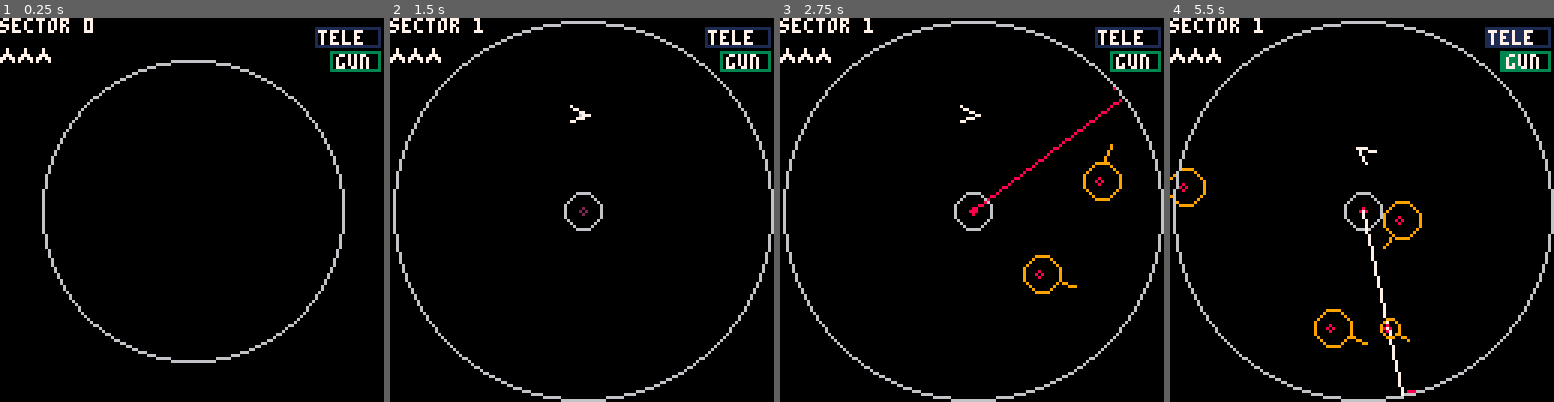
Above: before the commit, frames 1-4 (left to right).
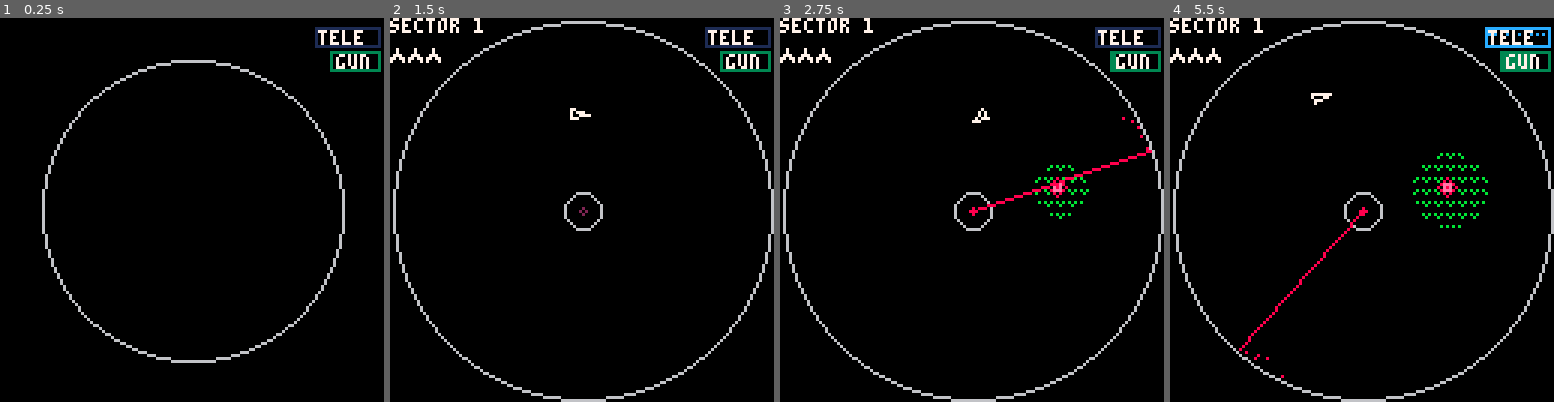
Above: after the commit, the same moments.

Repository: caseylabrack/laser
Game: PICO-8 cartridge laser.p8
Two runs of this game, one before a commit and one after it. Both use one fixed random seed, a clock stepped at 60 frames per second and the inputs below.
Inputs:
- Up to frame 1 (0.25 s): no input
- Up to frame 2 (1.5 s): tap X (X key) at 0.33, 1.07 s; tap O (Z key) at 0.7 s
- Up to frame 3 (2.75 s): hold Right 1.6-2.1 s; tap O (Z key) at 1.7, 2.1, 2.5 s; tap X (X key) at 1.85 s; hold Up 2.15-2.42 s; hold Right from 2.47 s (still down)
- Up to frame 4 (5.5 s): tap O (Z key) every 0.4 s from 2.9 to 5.3 s; tap X (X key) at 2.97, 4.08, 5.2 s; release Right at 3.03 s; hold Left 3.08-3.58 s; hold Down 3.63-3.97 s; hold Right 4.02-4.68 s; hold Up 4.73-5.03 s; hold Left from 5.08 s (still down)

The runs differ from the first frame. In frame 1, 0.6% of the frame differs, in the area x 0-25%, y 0-12%; in frame 2, less than 0.1%; in frame 3, 1.7%; in frame 4, 3.0%, in the area x 0-100%, y 2-99%.

Commit message:
gameover animation, new player ship, some animations

Diff:
--- a/laser.p8
+++ b/laser.p8
@@ -1,7 +1,7 @@
 pico-8 cartridge // http://www.pico-8.com
 version 33
 __lua__
--- lasers
+-- zag
 -- casey labrack
 -- todo:
 --  bg
@@ -45,10 +45,12 @@
 fs= {} --flowers
 rs= {} --roids
 b = {x=0,y=0,dx,dy,a=0,r=2,speed=5,enabled=false}
+bp= {} --bullet particles
+lp= {} --laser particles
 w = {enabled=false,r=0}
 inner = {x=64,y=64,r=6}
 outer = {x=64,y=64,r=63}
-lvl=0
+lvl=1
 extralives=3
 tick=0
 scoreboxes={{0,0},{7,0},{14,0},{21,0}}
@@ -66,7 +68,7 @@
 
 -- do animations
 for a in all(as) do
-	if costatus(a)!="dead" then coresume(a)
+	if costatus(a)!="dead" then assert(coresume(a))
 	else del(as,a) end
 end
 
@@ -166,7 +168,7 @@
 			end
 			if i<100 then
 --				if distt(k,inner)<62 then
-					k.r=2	k.growcount=0
+					k.r=2	k.growcount=0 k.hit=-100
 					add(f,k)
 --				end
 			end
@@ -179,6 +181,21 @@
 	l.a-= l.speed
 	l.x = 64 + cos(l.a) * 63
 	l.y = 64 + sin(l.a) * 63
+	for z in all(l.parts) do
+		z.x+=z.dx z.y+=z.dy
+		z.dx*=.95 z.dy*=.95
+		if tick-z.tick>5 then
+			del(l.parts,z)
+		end
+	end
+		local z={}
+		z.x,z.y=l.x,l.y
+		z.a=l.a+.5+rndr(-.25,.25)
+		z.dx=cos(z.a)*rndr(1,2)
+		z.dy=sin(z.a)*rndr(1,2)
+		z.tick=tick
+		add(l.parts,z)
+--	end
 end
 
 -- safe zones
@@ -303,6 +320,7 @@
 					b.enabled=false
 					l.r-=2
 					l.growcount=0
+					l.hit=tick
 					if l.r<3 then
 						del(f,l)
 						if #f==0 then del(fs,f) end
@@ -314,7 +332,8 @@
 		for v in all(rs) do --roids
 			if touching(b,v) then
 				b.enabled=false
-				v.r-=2
+				v.r-=1
+				v.hit=tick
 				if v.r<2 then	del(rs,v) end
 				goto donebullet
 			end
@@ -340,6 +359,7 @@
 if #rs==0 and #fs==0 and p.enabled and state=="running" then
 	state="wiping"
 	extralives=3
+	lvl+=1
 	if lvl>#lvls then lvl=1 end
 	local a=cocreate(wipe)
 	add(as,a)
@@ -355,7 +375,7 @@
 	coresume(d,cause)
 	add(a2,d)
 	extralives-=1
-	if extralives<0 then lvl=1 end
+--	if extralives<0 then lvl=1 end
 	state="death"
 --	waiting=cocreate(anykey)
 --	coresume(waiting,60)
@@ -389,7 +409,7 @@
 for f in all(fs) do
 	for l in all(f) do
 			fillp(ˇ)
-			circfill(l.x,l.y,l.r,11)
+			circfill(l.x,l.y,l.r,tick-l.hit>30 and 11 or 3)
 			fillp()
 	end
 	for l in all(f) do
@@ -417,42 +437,28 @@
 
 --laser
 for l in all(lz) do
+	line(64,64,l.x,l.y,8)
 	if rnd(1)>.1 then
-		line(64,64,l.x,l.y,8)
-	else
-		line(64,64,l.x,l.y,7)
---		circfill(l.x,l.y,rnd(3),8)
-	end
-end
---burn trail
-for l in all(lz) do
-	for i=1,5 do
-		local a=l.a+.0025*i
-		local f=8
---		if i>3 then f=2 end
-		circfill(64+cos(a)*63,64+sin(a)*63,.75,f)
-	--	pset(64+cos(a)*63,64+sin(a)*63,f)
+		circfill(l.x,l.y,rnd(2),8)
+	end
+	for z in all(l.parts) do
+		pset(z.x,z.y,8)
 	end
 end
 
 --player
 if p.enabled then
 	local m={x=p.x+cos(p.a)*2,y=p.y+sin(p.a)*2}
-	local prow=.075
+	local prow=.05
 	local len=6
 	local aft=len-2
 	if p.thrusting then
-		line(m.x-cos(p.a-prow)*aft,
-							m.y-sin(p.a-prow)*aft,
-							m.x-cos(p.a)*(aft+1),
-							m.y-sin(p.a)*(aft+1),12)
-		line(m.x-cos(p.a+prow)*aft,
-							m.y-sin(p.a+prow)*aft,
-							m.x-cos(p.a)*(aft+1),
-							m.y-sin(p.a)*(aft+1),12)
-	end
-	line(m.x,m.y,m.x-cos(p.a-prow)*len,m.y-sin(p.a-prow)*len,7)
-	line(m.x,m.y,m.x-cos(p.a+prow)*len,m.y-sin(p.a+prow)*len,7)
+		circfill(m.x-cos(p.a)*len,m.y-sin(p.a)*len,1,rndr(8,11))
+	end
+	color(7)
+	line(m.x,m.y,m.x-cos(p.a-prow)*len,m.y-sin(p.a-prow)*len)
+	line(m.x,m.y,m.x-cos(p.a+prow)*len,m.y-sin(p.a+prow)*len)
+	line(m.x-cos(p.a+prow)*len,m.y-sin(p.a+prow)*len,m.x-cos(p.a-prow)*len,m.y-sin(p.a-prow)*len)
 --circfill(m.x-cos(p.a)*2,m.y-sin(p.a)*2,1,7)
 	if p.gunfail then
 		circ(m.x,m.y,2,12)
@@ -462,10 +468,7 @@
 
 -- roids
 for v in all(rs) do
---	fillp(⧗)
---	circfill(v.x,v.y,v.r,9)
---	fillp()
-	circ(v.x,v.y,v.r,9)
+	circ(v.x,v.y,v.r,tick-v.hit>2 and 9 or 7)
 	spr(2,v.x-4,v.y-4)
 	local a=atan2(v.dx,v.dy)-.5
 	local x=v.x+cos(a)*v.r
@@ -484,12 +487,6 @@
 	circ(64,64,w.r,6)
 end
 
-if state=="dead" then
-	local msg=""..extralives.." mulligans left\nthis sector"
-	if extralives<0 then msg="gameover" end
-	print(msg,64,64,7)
-end
-
 
 pal()
 
@@ -498,7 +495,9 @@
 rect(105,3,126,9,f)
 local pct=min(p.charge/p.fullcharge,1)
 --if pct>1 then pct=1 end
+fillp(…)
 rectfill(105,3,105+(126-105)*pct,9,f)
+fillp()
 print("tele",106,4,7)
 
 --gun countdown
@@ -509,9 +508,11 @@
 rectfill(x,y,x+(x2-x)*pct,y2,f)
 print("gun",x+2,y+1,7)
 
-print("sector "..lvl,0,0,7)
-for i=1,extralives do
-	spr(22,i*6-6,10)
+if state=="running" or state=="setup" then
+	print("sector "..lvl,0,0,7)
+	for i=1,extralives do
+		spr(22,i*6-6,10)
+	end
 end
 
 if w.enabled then
@@ -543,14 +544,15 @@
 -->8
 --levels
 lvls={
---	{flowers=1,bomb=true},
-	{roids=4,lasers=1},
+	{flowers=1,lasers=1},
+--	{roids=4,lasers=1},
 	{roids=6,lasers=1,safezone=true},
-	{roids=4,lasers=1,flowers=3},
-	{roids=6,bomb=true},
+	{roids=4,lasers=1,flowers=2},
+	{roids=5,lasers=1,flowers=4},
+	{roids=5,lasers=1,flowers=4,safezone=true},
+	{roids=4,bomb=true},
 	{roids=4,flowers=3,bomb=true},
 	{roids=3,flowers=2,bomb=true,lasers=1,safezone=true},
-	{roids=5,lasers=2},
 	{roids=7,lasers=2,safezone=true},
 }
 
@@ -565,7 +567,6 @@
 	end
 	lz={}	zs={} hs={} rs={} fs={} b.enabled=false
 	w.enabled=false
-	lvl+=1
 	add(as,cocreate(spawn))
 end
 
@@ -573,11 +574,12 @@
 	state="setup"
 	i=10 c=15 p.x=64 p.y=32 p.dx=0 p.dy=0 p.charge=0 p.a=0 p.gun=0
 	--player entering animation
-	p.enabled=true
 	local enteranim=cocreate(penter)
 	coresume(enteranim,p.x,p.y,c)
 	add(a2,enteranim)
 	while c>0 do c-=1 yield() end
+	p.enabled=true
+
 	--spawn each unit type in random order
 	for unit,num in pairs(lvls[lvl]) do
 		c=i --countdown spawn interval
@@ -594,6 +596,7 @@
 				local spd=rnd(1.25)+.5
 				r.dx=cos(a2)*spd r.dy=sin(a2)*spd
 				r.r=3+rnd(8-3) r.enabled=true
+				r.hit=-10
 				add(rs,r)
 				sfx(6)
 				if #rs==num then break end
@@ -609,7 +612,7 @@
 			end
 			if unit=="lasers" then
 				local a=(1/num)*#lz+.1
-				add(lz,{a=a,x=64+cos(a)*63,y=64+sin(a)*63,speed=.005})
+				add(lz,{a=a,x=64+cos(a)*63,y=64+sin(a)*63,speed=.005,parts={index=0}})
 				sfx(7)
 				if #lz==num then break end
 			end
@@ -633,7 +636,7 @@
 				local d=12+rnd(63-24)
 				local a=aim_away(.25,.25)
 				r.x=64+cos(a)*d r.y=64+sin(a)*d r.r=9
-				r.growcount=0
+				r.growcount=0 r.hit=-100
 				add(f,r)
 				add(fs,f)
 				sfx(8)
@@ -664,6 +667,10 @@
 	lz={}	zs={} hs={} rs={} fs={} b.enabled=false
 	start=tick
 	state="dead"
+	if extralives<0 then
+		gameoveranimation=cocreate(gameover)
+		add(a2,gameoveranimation)
+	end
 	while btn()==0 do
 		local pct=min((tick-start)/duration,1)
 		if pct<=1 then
@@ -675,8 +682,67 @@
 		yield()
 	end
 	cp=dp
+	if extralives<0 then
+		del(a2,gameoveranimation)
+		lvl=1
+		local a=cocreate(wipe)
+		add(as,a)
+	else
 	state="setup"
 	add(as,cocreate(spawn))
+	end
+end
+
+function gameover()
+	local wid=print("gameover",129,0)-129
+	print("gameover",64-wid/2,64-4)
+	local start=tick
+	local c=0
+	local tw=60--trackwidth
+	local lvlstotal=20
+	local tt=3 --ticks total
+	local ts=tw/(#lvls/tt)--tick spacing
+	local tb=64-tw/2 --ticks begin
+	local yt=76 --tracks y pos
+	local mascots={
+		[0]=function(x,y) --roid
+			circ(x,y,3,9)
+			spr(2,x-4,y-4)
+		end,
+		[1]=function(x,y) --flower
+			fillp(ˇ)
+			circfill(x,y,4,11)
+			fillp()
+			spr(20,x-4,y-4)
+		end,
+		[2]=function(x,y) --bomb
+			spr(18,x-4,y-4)
+		end,
+	}
+	while true do
+		c+=1
+		print("gameover",64-wid/2,64-4)
+
+		for i=0,tt do
+			line(tb+i*ts,yt,tb+i*ts,yt+2,7)
+			if i*5>lvl then
+				for i=0,15 do
+					pal(i,1)
+				end
+			end
+			if mascots[i]~=nil then
+				mascots[i](64-tw/2+i*ts,yt+8)
+			end
+			pal(cp)
+		end
+
+		if c>30 then -- progress line
+			local pct=min(1,(c-30)/10)
+			line(tb,yt+1,tb+tw*pct*(lvl/#lvls),yt+1,8)
+		end
+
+		yield()
+	end
 end
 
 --player enter
@@ -684,6 +750,7 @@
 	local start=tick
 	local t=0
 	local dur=duration/2
+	sfx(18)
 	while t<1 do
 		t=(tick-start)/dur
 		t=easeoutexpo(t)
@@ -691,7 +758,7 @@
 		line(x,y,x-30*t,y)
 		line(x,y,x,y+30*t)
 		line(x,y,x,y-30*t)
-		circfill(x,y,t*6,7)
+		circfill(x,y,t*4,7)
 		yield()
 	end
 	start=tick
@@ -867,6 +934,11 @@
 0,0,0,0,
 }
 bwp={bw1,bw2,bw3,bw4}
+-->8
+--laser particles
+--function
+--
+--end
 __gfx__
 00000000006dd600000000000000000000000000002002000020020000000000000000000000000066666666666666666666666600e000000000e00000000000
 0000000006666660000000000e0000e00e0000e0020220200202202000200200002002000020020060000bb6600008866000000600ee00000000ee0000000000
@@ -876,14 +948,14 @@
 0070070066dddd660008000000eeee0000eeee002022220220222202020000200202202002022020666666666666666666666666eeeeee0000eeeee000000000
 0000000006666660000000000e0000e00e0000e002022020020220200020020000200200002002000000000000000000000000000000ee0000ee000000000000
 00000000006dd600000000000000000000000000002002000020020000000000000000000000000000000000000000000000000000000e00000e000000000000
-0f00000000f00000000f00000000f0000008000000eee00000700000000000000000000000000000000000000000000000000000000000000000000000000000
-00f0000f000f00000000f00000000f00008080000e00eee000700000ff0000ff0000000000000000000000000000000000000000000000000000000000000000
+0f00000000f00000000f00000000f0000008000000eee00000700000f000000f0000000000000000000000000000000000000000000000000000000000000000
+00f0000f000f00000000f00000000f00008080000e00eee0007000000f0000f00000000000000000000000000000000000000000000000000000000000000000
 00fffff000ffff0f00ffff000fffff0008eee800e00000ee0777000000ffff000000000000000000000000000000000000000000000000000000000000000000
 00f88f0000f88ff00ff88f0ff0f88f0080e8e080e000000e7707700000f22f000000000000000000000000000000000000000000000000000000000000000000
 00f88f000ff88f00f0f88ff000f88f0f08eee800e00000ee7000700000f22f000000000000000000000000000000000000000000000000000000000000000000
 0fffff00f0ffff0000ffff0000fffff0008080000e000ee00000000000ffff000000000000000000000000000000000000000000000000000000000000000000
-f0000f000000f000000f000000f00000000800000ee0ee0000000000ff0000ff0000000000000000000000000000000000000000000000000000000000000000
-000000f000000f000000f000000f000000000000000ee00000000000000000000000000000000000000000000000000000000000000000000000000000000000
+f0000f000000f000000f000000f00000000800000ee0ee00000000000f0000f00000000000000000000000000000000000000000000000000000000000000000
+000000f000000f000000f000000f000000000000000ee00000000000f000000f0000000000000000000000000000000000000000000000000000000000000000
 00000000000000000000000000000000000000000000000000000000000000000000000000000000000000000000000000000000000000000000000000000000
 05555500088888000000000000000000000000000000000000000000000000000000000000000000000000000000000000000000000000000000000000000000
 55050550880808800000000000000000000000000000000000000000000000000000000000000000000000000000000000000000000000000000000000000000
Not shown, changed: the sound effects (__sfx__) section of laser.p8
